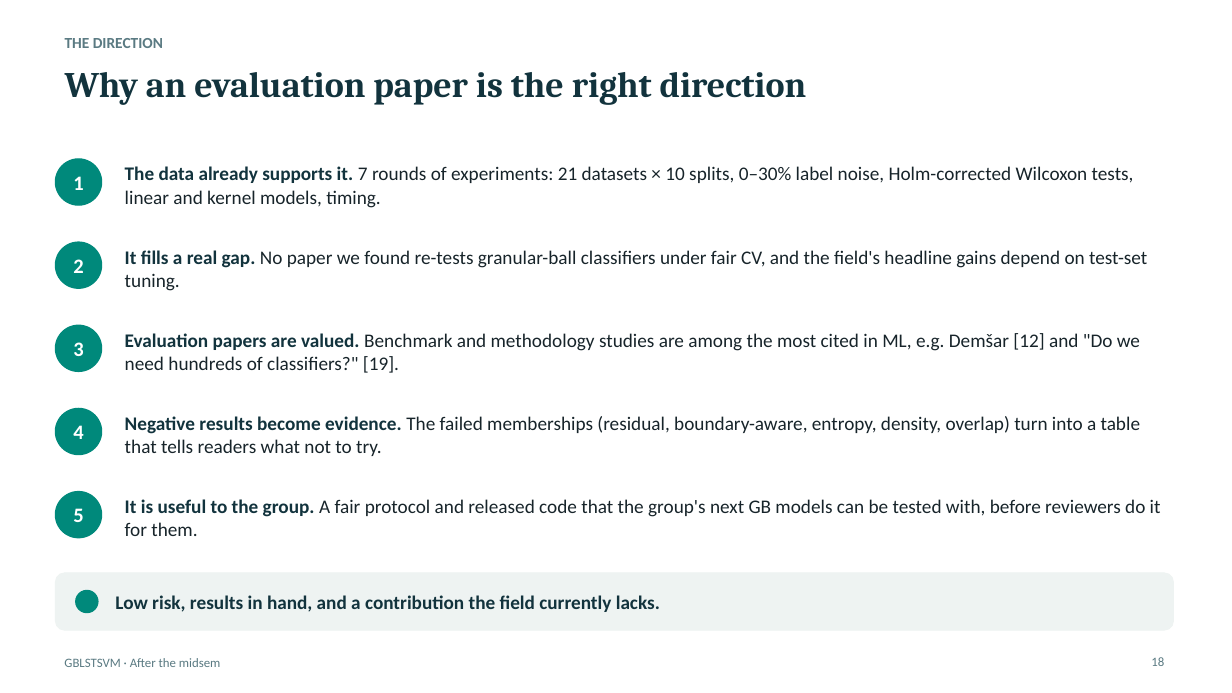
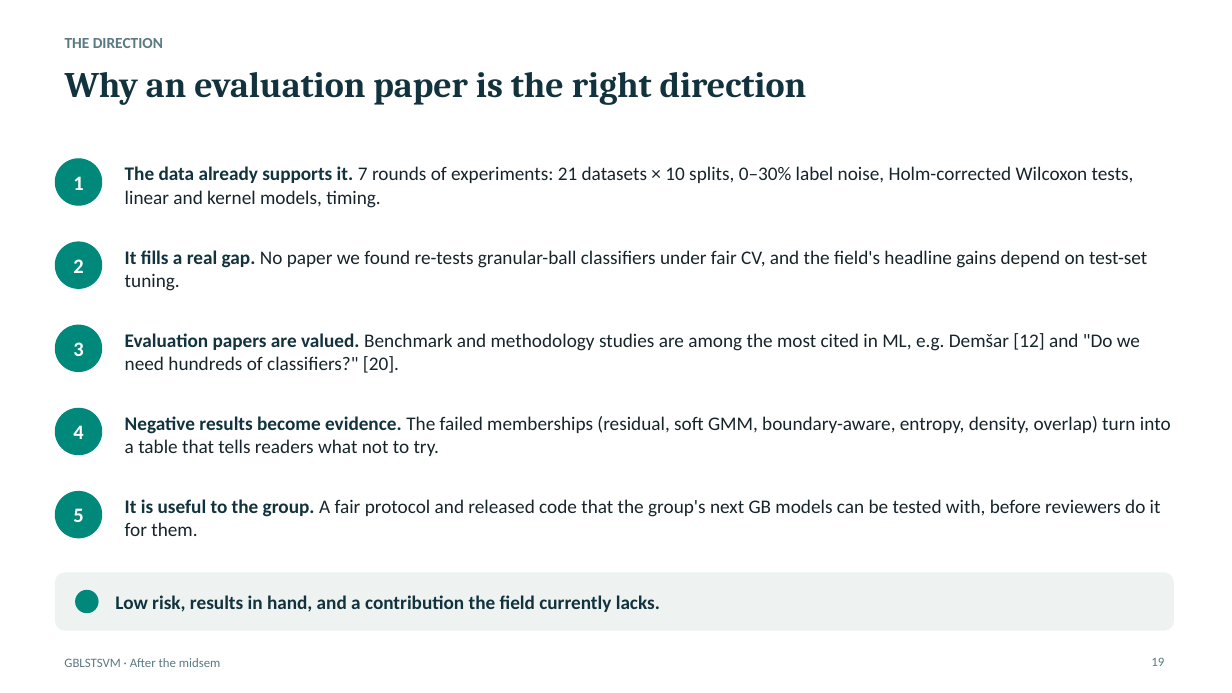
Before and after one commit to Jayagna/GBLSTSVM, a slide deck: slide 19 of reports/post_midsem/post_midsem.pptx (slide 18 before the commit). Drawn at 1232x693 pixels with LibreOffice and Linux fonts; fonts in the diff are those of the drawing. Boxes give left, top, right and bottom in pixels: in the first picture for what was removed or moved away, otherwise in the second. Text is boxed around its words. In the diff, an @@ line names an element or a change of style, - is before the commit and + after.

```diff
--- a/reports/post_midsem/post_midsem.pptx
+++ b/reports/post_midsem/post_midsem.pptx
@@ text at <box>125,333,1140,373</box>: text changed @@
-Evaluation papers are valued. Benchmark and methodology studies are among the most cited in ML, e.g. Demšar [12] and "Do we need hundreds of classifiers?" [19].
+Evaluation papers are valued. Benchmark and methodology studies are among the most cited in ML, e.g. Demšar [12] and "Do we need hundreds of classifiers?" [20].
@@ text at <box>125,416,1171,456</box>: text changed @@
-Negative results become evidence. The failed memberships (residual, boundary-aware, entropy, density, overlap) turn into a table that tells readers what not to try.
+Negative results become evidence. The failed memberships (residual, soft GMM, boundary-aware, entropy, density, overlap) turn into a table that tells readers what not to try.
```
Also in this commit, not shown: 5 other slides changed, 1 slide added, 6 other files.
